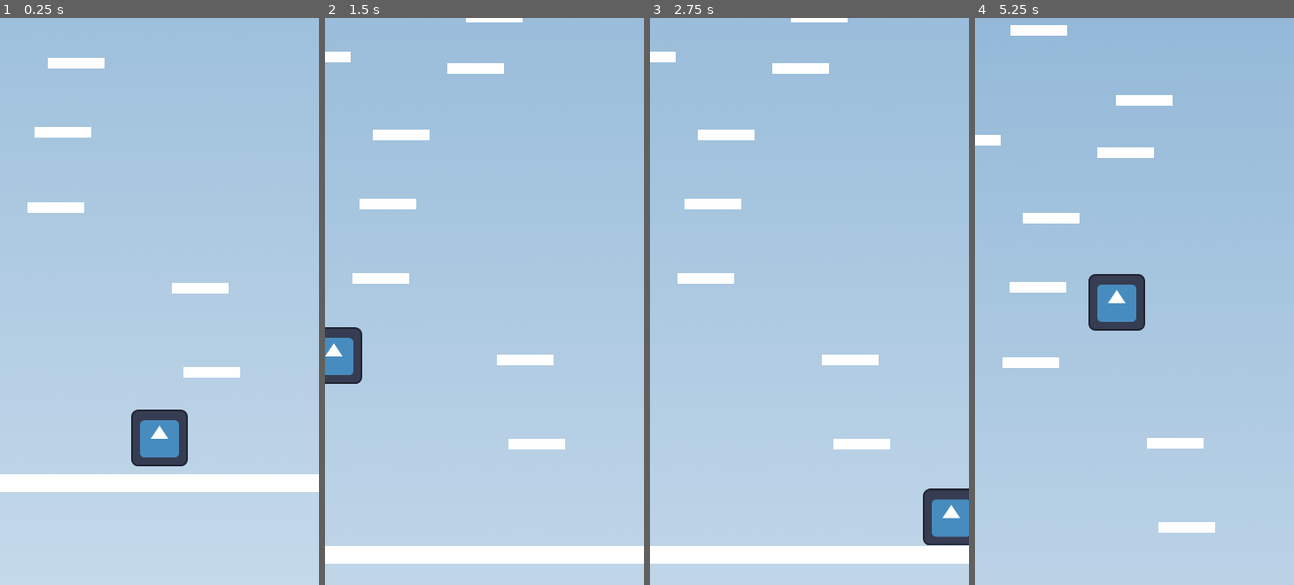
Above: before the commit, frames 1-4 (left to right).
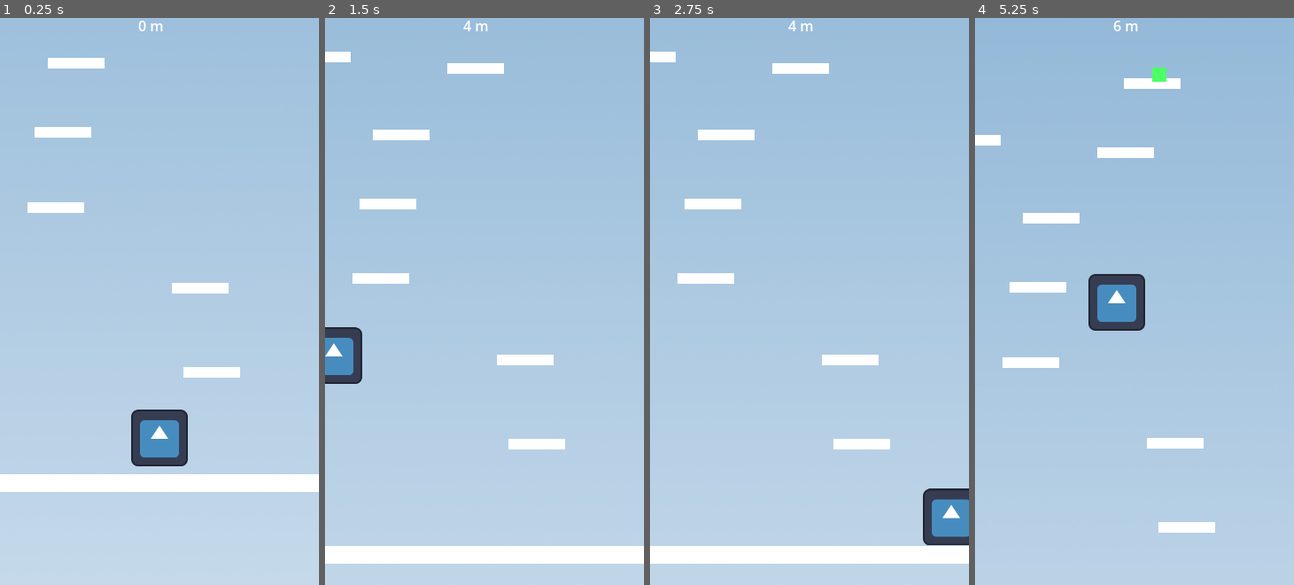
Above: after the commit, the same moments.

Repository: Cylinder7/bounce-back
Game: Godot game, scene res://levels/Overworld/overworldaltitude.tscn
The game is run twice, just before and just after one commit, with the same random seed, the same clock (stepped at 60 frames per second) and the same inputs. The engine's default icon, where the game draws it, is replaced by a stand-in: a white triangle on a blue panel in a dark square.
Inputs:
- Up to frame 1 (0.25 s): no input
- Up to frame 2 (1.5 s): tap Enter (ui_accept) at 0.5, 0.77 s; hold Right (ui_right) from 0.53 s (still down)
- Up to frame 3 (2.75 s): tap Enter (ui_accept) at 1.52 s; release Right (ui_right) at 2.03 s; hold Left (ui_left) from 2.03 s (still down)
- Up to frame 4 (5.25 s): release Left (ui_left) at 2.78 s; hold Right (ui_right) 2.78-4.28 s; tap Enter (ui_accept) at 3.02, 3.77, 4.52 s; hold Left (ui_left) 4.28-5.03 s; hold Right (ui_right) from 5.03 s (still down)

The runs differ from the first frame. In frame 1, less than 0.1% of the frame differs, in the area x 43-52%, y 0-3%; in frame 2, 0.2%; in frame 3, 0.2%; in frame 4, 1.1%, in the area x 11-65%, y 0-16%.

Commit message:
stuff

Diff:
--- /dev/null
+++ b/levels/Overworld/hud.gd
@@ -0,0 +1,10 @@
+extends CanvasLayer
+
+@export var player: Node2D
+
+func _process(_delta):
+	$AltitudeLabel.text = str(Stats.meters()) + " m"
+	var lines: Array[String] = []
+	for k in player.effects:
+		lines.append("%s %.0fs" % [k.to_upper(), player.effects[k]])
+	$EffectsLabel.text = "\n".join(lines)
--- a/levels/Overworld/overworldaltitude.tscn
+++ b/levels/Overworld/overworldaltitude.tscn
@@ -6,7 +6,9 @@
 [ext_resource type="Script" uid="uid://c5kr36ptr7mss" path="res://levels/Overworld/camera_2d.gd" id="3_2dipx"]
 [ext_resource type="Script" uid="uid://teroivo4vidu" path="res://levels/Overworld/platforms.gd" id="4_ktxqr"]
 [ext_resource type="Texture2D" uid="uid://b7spvnt5uk8pf" path="res://assets/cloudsBG.jpg" id="6_ix5fy"]
+[ext_resource type="PackedScene" uid="uid://d2n72gidxqpge" path="res://pickup.tscn" id="7_0ytah"]
 [ext_resource type="Script" uid="uid://dnbm2m2k7gthj" path="res://levels/Overworld/game_over.gd" id="7_w0l32"]
+[ext_resource type="Script" uid="uid://8wd0hjrq2kig" path="res://levels/Overworld/hud.gd" id="9_xf2t5"]
 
 [sub_resource type="SystemFont" id="SystemFont_w0l32"]
 
@@ -33,6 +35,7 @@
 script = ExtResource("4_ktxqr")
 platform_scene = ExtResource("1_21iwc")
 camera = NodePath("../Camera2D")
+pickup_scene = ExtResource("7_0ytah")
 
 [node name="Platform" parent="." unique_id=604964959 instance=ExtResource("1_21iwc")]
 position = Vector2(-3, -37)
@@ -63,3 +66,19 @@
 offset_right = 218.0
 offset_bottom = 373.0
 text = "RESTART"
+
+[node name="HUD" type="CanvasLayer" parent="." unique_id=1974108682 node_paths=PackedStringArray("player")]
+script = ExtResource("9_xf2t5")
+player = NodePath("../Player")
+
+[node name="AltitudeLabel" type="Label" parent="HUD" unique_id=673613604]
+offset_left = 156.0
+offset_top = -3.0
+offset_right = 196.0
+offset_bottom = 20.0
+
+[node name="EffectsLabel" type="Label" parent="HUD" unique_id=1676932157]
+offset_left = 153.0
+offset_top = 19.0
+offset_right = 193.0
+offset_bottom = 42.0
--- a/levels/Overworld/platforms.gd
+++ b/levels/Overworld/platforms.gd
@@ -2,6 +2,8 @@
 
 @export var platform_scene: PackedScene
 @export var camera: Camera2D
+@export var pickup_scene: PackedScene
+const PICKUP_CHANCE := 0.15
 
 var next_y := 400.0
 var count := 0
@@ -19,6 +21,11 @@
 	p.position = Vector2(randf_range(60.0, 300.0), next_y)
 	p.type = type
 	add_child(p)
+	if type != Platform.Type.BREAKABLE and count >= 5 and randf() < PICKUP_CHANCE:
+		var pk = pickup_scene.instantiate()
+		pk.kind = randi() % 3
+		pk.position = Vector2(0, -18)
+		p.add_child(pk)
 
 	# The gap above a platform depends on how high that platform bounces you
 	var base = (Stats.jump_force * Stats.jump_force) / (2.0 * 1200.0) * 0.8
--- a/levels/Overworld/player.gd
+++ b/levels/Overworld/player.gd
@@ -2,20 +2,39 @@
 
 const GRAVITY = 1200.0
 const SCREEN_WIDTH = 360.0
+const BOOST_MULT = 1.4
+const SLIP_GRIP = 0.03
 
 var grip := 1.0
+var effects := {}
+
+func add_effect(effect_name: String, duration: float):
+	effects[effect_name] = duration
 
 func _physics_process(delta):
+	for k in effects.keys():
+		effects[k] -= delta
+		if effects[k] <= 0.0:
+			effects.erase(k)
+
 	velocity.y += GRAVITY * delta
 
-	var target = Input.get_axis("ui_left", "ui_right") * Stats.speed
-	velocity.x = lerpf(velocity.x, target, grip)
+	var dir = Input.get_axis("ui_left", "ui_right")
+	if effects.has("invert"):
+		dir = -dir
+
+	var g = grip
+	if effects.has("slippery"):
+		g = min(g, SLIP_GRIP)
+	velocity.x = lerpf(velocity.x, dir * Stats.speed, g)
 
 	move_and_slide()
 
 	if is_on_floor():
 		grip = 1.0
 		var jump = Stats.jump_force
+		if effects.has("boost"):
+			jump *= BOOST_MULT
 		var col = get_last_slide_collision()
 		if col:
 			var other = col.get_collider()
--- /dev/null
+++ b/pickup.gd
@@ -0,0 +1,20 @@
+extends Area2D
+
+enum Kind { BOOST, INVERT, SLIPPERY }
+
+const DATA = {
+	Kind.BOOST: {"name": "boost", "time": 8.0, "color": Color(0.3, 1.0, 0.4)},
+	Kind.INVERT: {"name": "invert", "time": 6.0, "color": Color(1.0, 0.3, 0.8)},
+	Kind.SLIPPERY: {"name": "slippery", "time": 8.0, "color": Color(0.4, 0.9, 1.0)},
+}
+
+@export var kind: Kind = Kind.BOOST
+
+func _ready():
+	modulate = DATA[kind]["color"]
+	body_entered.connect(_on_body_entered)
+
+func _on_body_entered(body):
+	if body.has_method("add_effect"):
+		body.add_effect(DATA[kind]["name"], DATA[kind]["time"])
+		queue_free()
--- /dev/null
+++ b/pickup.tscn
@@ -0,0 +1,20 @@
+[gd_scene format=3 uid="uid://d2n72gidxqpge"]
+
+[ext_resource type="Script" uid="uid://bxy3c2frrkd7" path="res://pickup.gd" id="1_iqk3k"]
+
+[sub_resource type="RectangleShape2D" id="RectangleShape2D_nicuo"]
+size = Vector2(16, 16)
+
+[node name="Pickup" type="Area2D" unique_id=1496124097]
+position = Vector2(-8, -8)
+script = ExtResource("1_iqk3k")
+
+[node name="ColorRect" type="ColorRect" parent="." unique_id=437318590]
+custom_minimum_size = Vector2(16, 16)
+custom_maximum_size = Vector2(16, 16)
+offset_right = 40.0
+offset_bottom = 40.0
+
+[node name="CollisionShape2D" type="CollisionShape2D" parent="." unique_id=810112888]
+position = Vector2(8, 8)
+shape = SubResource("RectangleShape2D_nicuo")
Not shown, added: levels/Overworld/hud.gd.uid
Not shown, added: pickup.gd.uid
